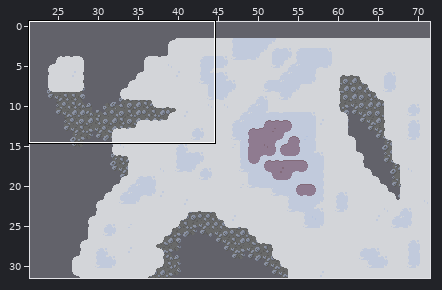
Tiled map -- cloud titan/tiles/tiled/r_0_1/r_0_1.tmx. Above: a wide view before the commit, with the close-up outlined.
Close-up. Earlier state:
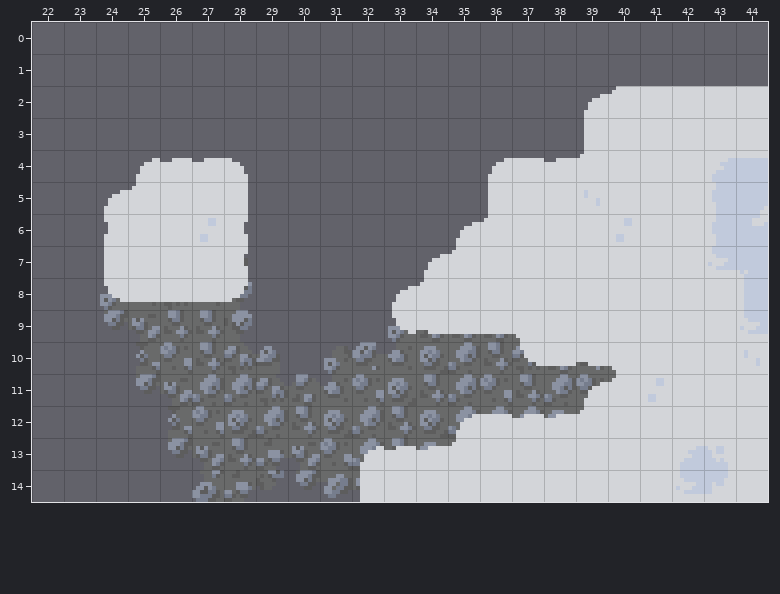
Cells are 8x8 px. Shown: x 22..44, y 0..14. Tiles whose own drawing changed are shown in their newer look in all pictures.
The result:
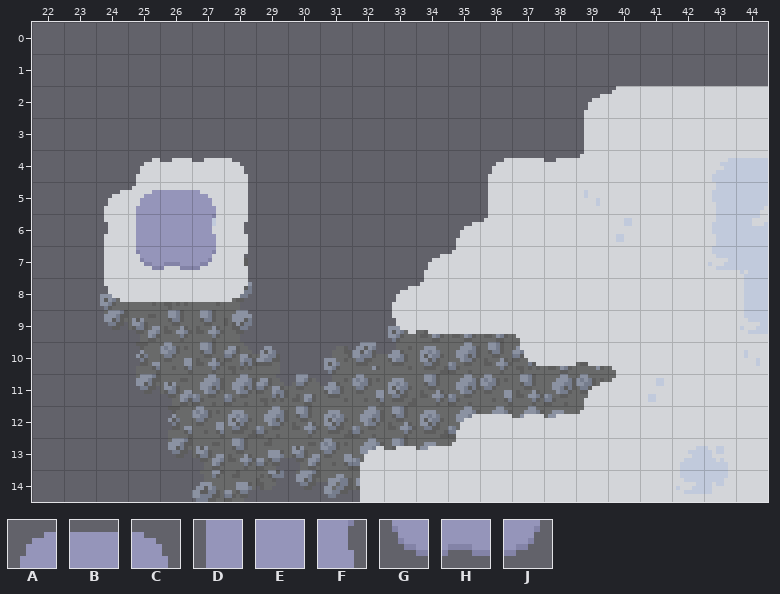
Key: from "main_tileset": A 336, B 337, C 339, D 350, E 365, F 367, G 378, H 380, J 381.
_ is an empty cell, . an unchanged one.
Tiles of an added or newly shown layer are drawn over the layers below it.
Changes in this commit:
--- layer "dig_2" (added)
@@ x 25..27 @@
- 5 ___
- 6 ___
- 7 ___
+ 5 ABC
+ 6 DEF
+ 7 GHJ
Changed places in both close-ups, as pixel boxes (x1, y1, x2, y2):
added: (136, 190, 216, 270)
